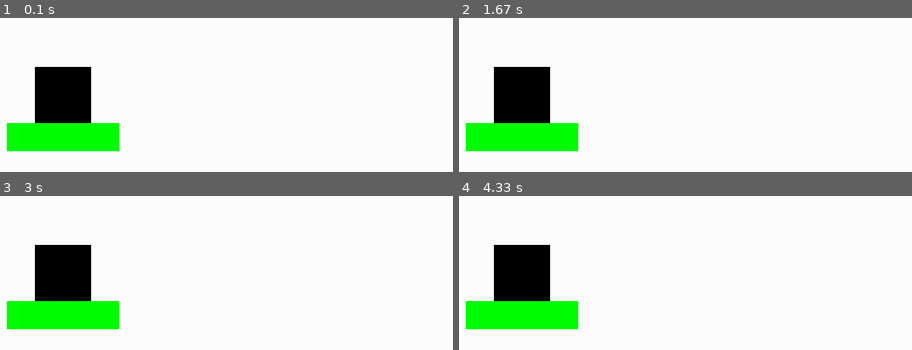
Above: before the commit, frames 1-4 (two rows, left to right).
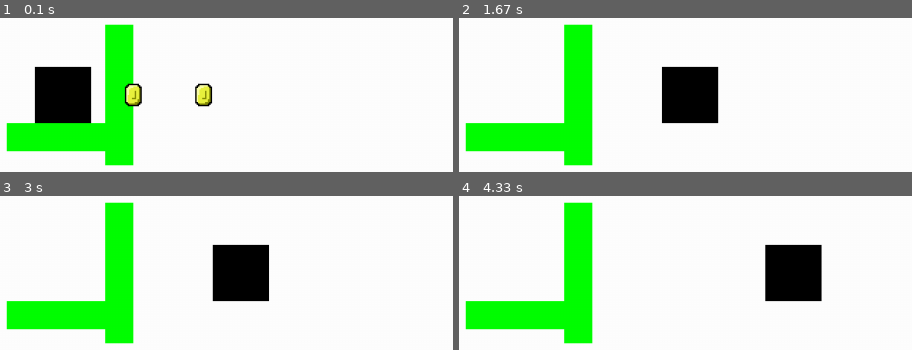
Above: after the commit, the same moments.

Repository: pupungeggang4/Python-Playground
Game: pygame game, started from physics2d/src/main.py
Same seed, same stepped clock (60 frames per second), same inputs: the game is played once before the commit and once after it.
Inputs:
- Up to frame 1 (0.1 s): no input
- Up to frame 2 (1.67 s): hold D 0.33-0.8 s; hold D 0.83-1.3 s; hold A from 1.33 s (still down)
- Up to frame 3 (3 s): release A at 1.87 s; hold A 1.9-2.3 s; hold D 2.33-2.97 s
- Up to frame 4 (4.33 s): hold A 3-3.47 s; hold D 3.5-3.97 s; hold D from 4 s (still down)

The runs differ from the first frame. In frame 1, 6.2% of the frame differs, in the area x 23-47%, y 3-97%; in frame 2, 15%, in the area x 7-58%, y 3-97%; in frame 3, 15%; in frame 4, 15%.

Commit message:
Player move

Diff:
--- /dev/null
+++ b/physics2d/src/data/level.json
@@ -0,0 +1,8 @@
+{
+    "1": {
+        "start_pos": [0, 0],
+        "entity": [
+            ["wall", [0, 60, 160, 40]], ["wall", [80, 0, 40, 200]], ["coin", [100, 0]], ["coin", [200, 0]]
+        ]
+    }
+}
--- /dev/null
+++ b/physics2d/src/script/box.py
@@ -0,0 +1,12 @@
+import pygame, sys
+
+from script.res import *
+
+from script.shape import *
+from script.entity import *
+
+from script.render import *
+
+class Box(Entity):
+    def __init__(self):
+        pass
--- a/physics2d/src/script/coin.py
+++ b/physics2d/src/script/coin.py
@@ -1,14 +1,33 @@
 import pygame, sys
+
+from script.res import *
 
 from script.shape import *
 from script.entity import *
 
+from script.render import *
+
 class Coin(Entity):
     def __init__(self):
-        pass
+        self.rect = Rect2(0, 0, 40 ,40)
+        self.rigid = False
+        self.fall = False
 
-    def handle_tick(self):
-        pass
+        self.surface = Image.sprite['coin']
+        self.frame_time = 0
+        self.frame_interval = 0.2
+        self.frames = 4
+        self.frame_current = 0
+        self.frame_coord = [[0, 0, 40, 40], [40, 0, 40, 40], [80, 0, 40, 40], [120, 0, 40, 40]]
 
-    def render(self):
-        pass
+    def handle_tick(self, game):
+        entity_list = game.field.entity_list
+        player = game.field.player
+        if Rect2.collision_check_simple(self.rect, player.rect):
+            entity_list.pop(entity_list.index(self))
+
+    def render(self, game):
+        self.frame_time += 1 / game.fps
+        self.frame_current = int(self.frame_time / self.frame_interval) % self.frames
+        sub_surface = self.surface.subsurface(self.frame_coord[self.frame_current])
+        Render.render_center_cam(game.surface, sub_surface, self.rect, game.field.camera)
--- a/physics2d/src/script/field.py
+++ b/physics2d/src/script/field.py
@@ -10,10 +10,12 @@
     def __init__(self):
         self.camera = Rect2(0, 0, 1280, 720)
         self.player = FieldPlayer()
-        self.entity_list = [Wall()]
+        self.entity_list = []
 
     def handle_tick(self, game):
-        pass
+        self.player.handle_tick(game)
+        for i in range(len(self.entity_list) - 1, -1, -1):
+            self.entity_list[i].handle_tick(game)
 
     def render(self, game):
         self.player.render(game)
--- a/physics2d/src/script/fieldplayer.py
+++ b/physics2d/src/script/fieldplayer.py
@@ -8,9 +8,18 @@
 class FieldPlayer(Entity):
     def __init__(self):
         self.rect = Rect2(0, 0, 80, 80)
+        self.velocity = Vec2(0, 0)
+        self.speed = 400.0
 
     def handle_tick(self, game):
-        pass
+        self.velocity = Vec2(0, 0)
+        if game.key_pressed['left']:
+            self.velocity.x -= self.speed
+        if game.key_pressed['right']:
+            self.velocity.x += self.speed
+
+        self.rect.pos.x += self.velocity.x / game.fps
+        self.rect.pos.y += self.velocity.y / game.fps
 
     def render(self, game):
         field = game.field
--- a/physics2d/src/script/game.py
+++ b/physics2d/src/script/game.py
@@ -1,7 +1,9 @@
-import pygame, sys, ctypes
+import pygame, sys, ctypes, json
 
 from script.res import *
 from script.field import *
+
+from script.level import *
 import script.scenemain as scenemain
 
 class Game():
@@ -15,9 +17,16 @@
         self.window = pygame.display.set_mode(self.resolution, pygame.SCALED, vsync = 1)
         pygame.display.set_caption('platformer')
         self.surface = pygame.surface.Surface(self.resolution, pygame.SRCALPHA)
+        load_image()
+        load_font()
+
+        self.key_pressed = {'left': False, 'right': False}
+        self.key_mapping = {'left': pygame.K_a, 'right': pygame.K_d}
         self.scene = 'main'
 
         self.field = Field()
+        self.level_data = json.loads(open('data/level.json', 'r').read())
+        Level.load_level(self, self.level_data["1"])
 
     def run(self):
         while True:
@@ -35,11 +44,17 @@
 
             if event.type == pygame.KEYDOWN:
                 key = event.key
+                for k in self.key_pressed:
+                    if key == self.key_mapping[k]:
+                        self.key_pressed[k] = True
                 if self.scene == 'main':
                     scenemain.key_down(self, key)
 
             if event.type == pygame.KEYUP:
                 key = event.key
+                for k in self.key_pressed:
+                    if key == self.key_mapping[k]:
+                        self.key_pressed[k] = False
                 if self.scene == 'main':
                     scenemain.key_up(self, key)
 
--- /dev/null
+++ b/physics2d/src/script/level.py
@@ -0,0 +1,26 @@
+import pygame, json
+
+from script.wall import *
+from script.belt import *
+from script.platform import *
+from script.coin import *
+
+from script.field import *
+
+class Level():
+    @staticmethod
+    def load_level(game, data):
+        data_parsed = json.loads(json.dumps(data))
+        field = game.field
+        field.entity_list = []
+        field.player.pos = Vec2(data_parsed['start_pos'][0], data_parsed['start_pos'][1])
+        for i in range(len(data_parsed['entity'])):
+            e = data_parsed['entity'][i]
+            if e[0] == 'wall':
+                wall = Wall()
+                wall.rect = Rect2(e[1][0], e[1][1], e[1][2], e[1][3])
+                field.entity_list.append(wall)
+            if e[0] == 'coin':
+                coin = Coin()
+                coin.rect.pos = Vec2(e[1][0], e[1][1])
+                field.entity_list.append(coin)
--- a/physics2d/src/script/res.py
+++ b/physics2d/src/script/res.py
@@ -8,5 +8,11 @@
 class Image():
     sprite = {}
 
+class Font():
+    pass
+
 def load_image():
     Image.sprite['coin'] = pygame.image.load('image/sprite/spritecoin.png')
+
+def load_font():
+    Font.neodgm_32 = pygame.font.Font('font/neodgm.ttf', 32)
--- a/physics2d/src/script/scenemain.py
+++ b/physics2d/src/script/scenemain.py
@@ -3,6 +3,7 @@
 from script.res import *
 
 def loop(game):
+    game.field.handle_tick(game)
     render(game)
 
 def render(game):
--- a/physics2d/src/script/shape.py
+++ b/physics2d/src/script/shape.py
@@ -1,9 +1,27 @@
+import math
+
 class Vec2():
     def __init__(self, x, y):
         self.x = x
         self.y = y
 
+    def __add__(self, v):
+        return Vec2(self.x + v.x, self.y + v.y)
+
+    def __sub__(self, v):
+        return Vec2(self.x - v.x, self.y - v.y)
+
+    def length(self):
+        return math.sqrt(self.x ** 2 + self.y ** 2)
+
 class Rect2():
     def __init__(self, x, y, w, h):
         self.pos = Vec2(x, y)
         self.size = Vec2(w, h)
+
+    @staticmethod
+    def collision_check_simple(r1, r2):
+        rad1 = (r1.size.x + r1.size.y) / 4
+        rad2 = (r2.size.x + r2.size.y) / 4
+        dist = (r1.pos - r2.pos).length()
+        return dist < (rad1 + rad2)
--- a/physics2d/src/script/wall.py
+++ b/physics2d/src/script/wall.py
@@ -7,7 +7,7 @@
 
 class Wall(Entity):
     def __init__(self):
-        self.rect = Rect2(0, 60, 160, 40)
+        self.rect = Rect2(0, 0, 160, 40)
 
     def handle_tick(self, game):
         pass
Binary file added: physics2d/src/font/neodgm.ttf
Not shown, added: physics2d/src/font/FontLicense.md
